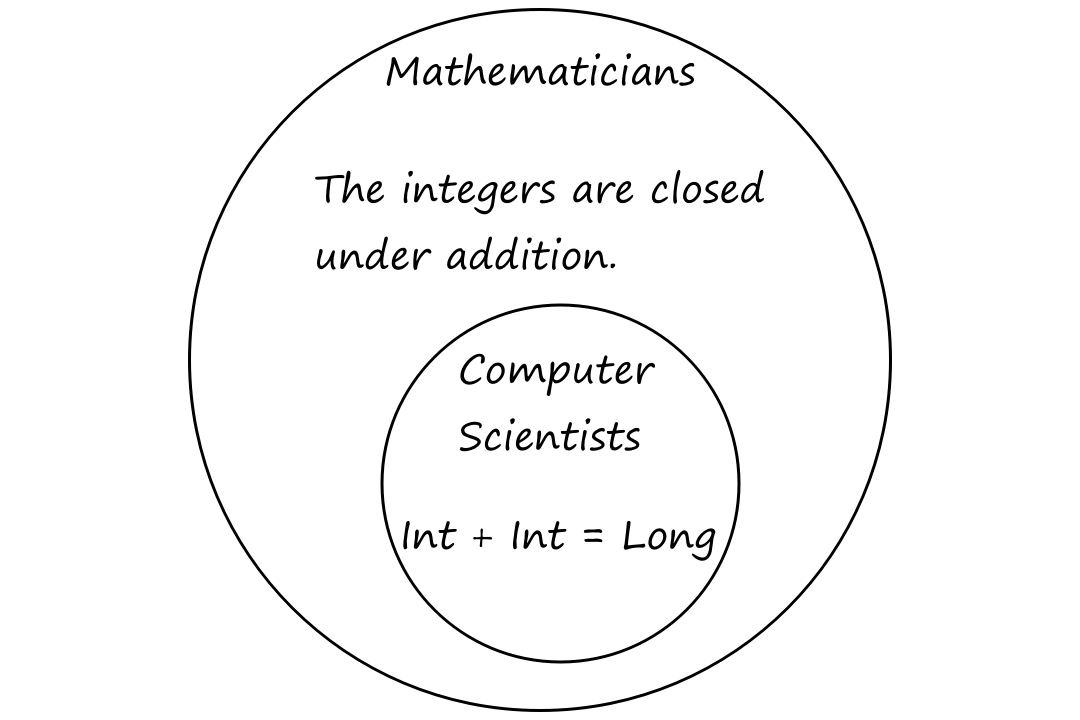
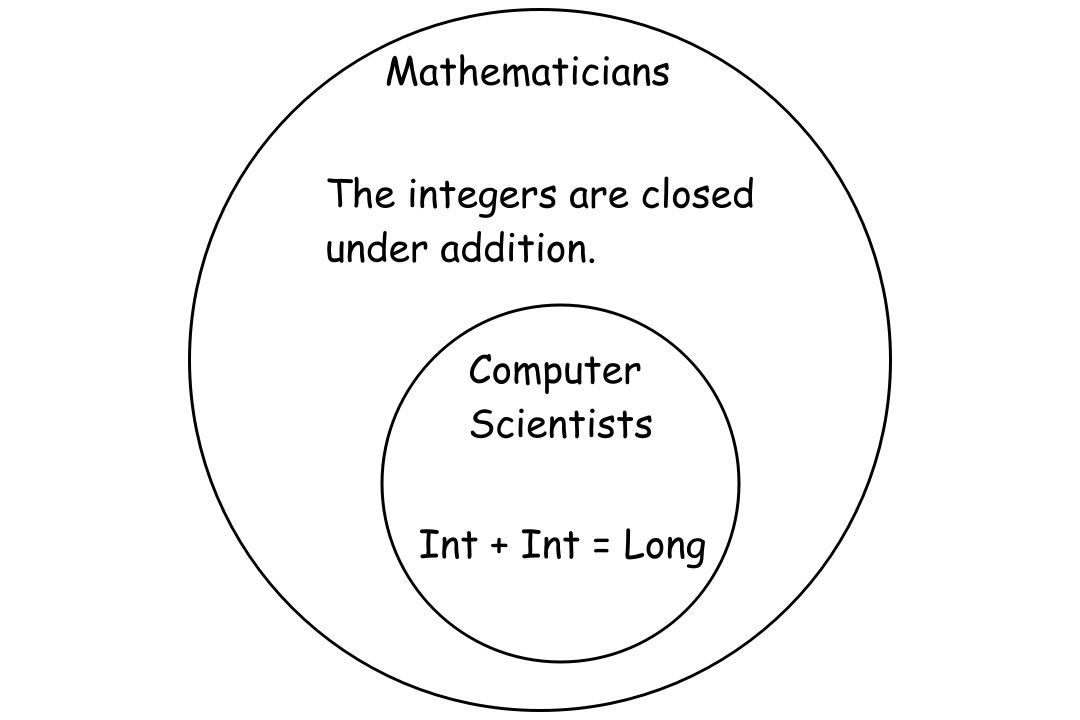
Layers edited between the first and the second 1080×720 image:
pixels changed over [315, 53, 764, 569] (layer not identified)
